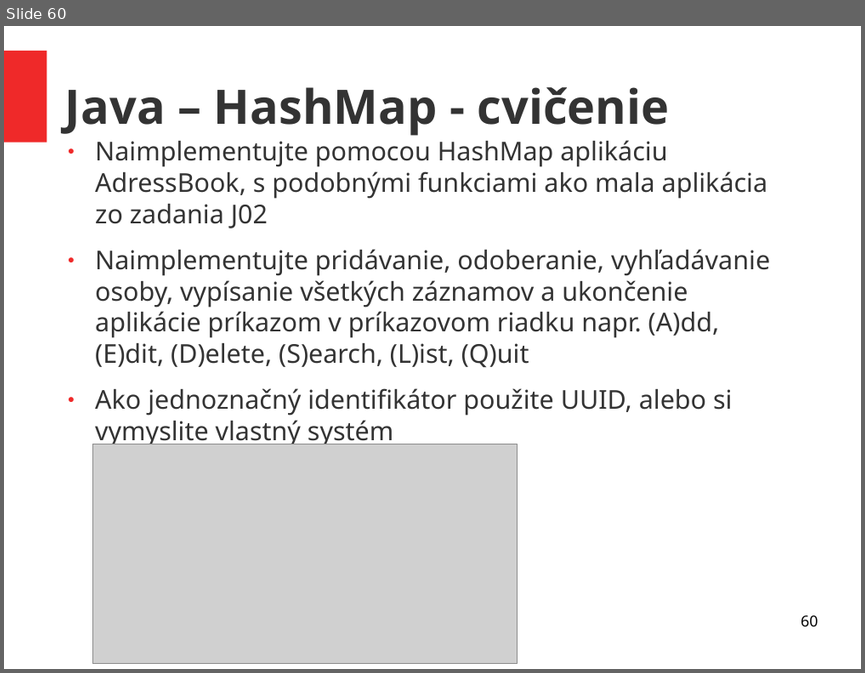
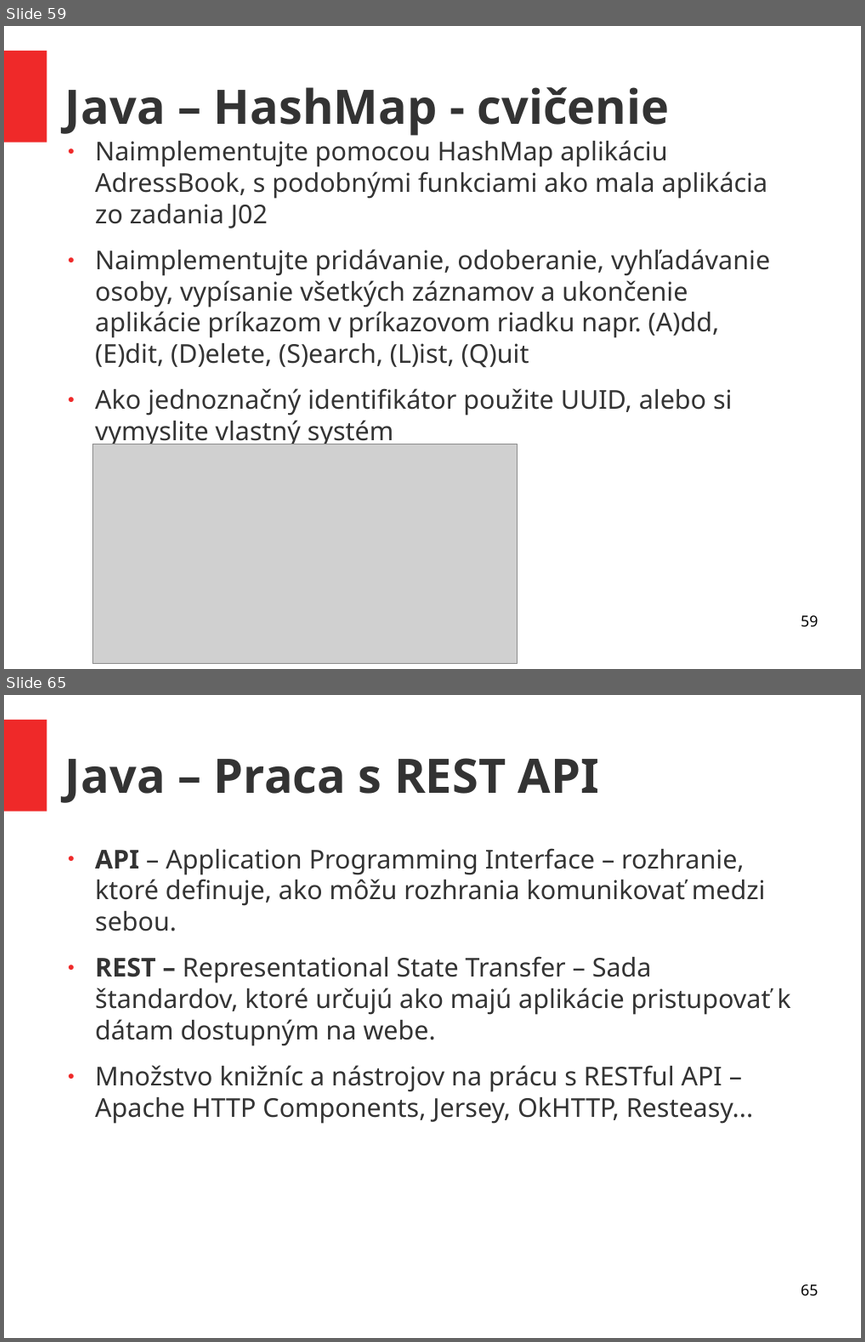
Before and after one commit to ukf-michalkohutek/prezentacia, a slide deck: seminar2.odp. Shown one above the other, each under a label of ours: slide 60 before the commit, slides 59 and 65 after it; the slides between them are not shown. The pictures are 865x673 and 865x1342 pixels, drawn with LibreOffice and Linux fonts; fonts in the diff are those of the drawing; grey boxes stand for pictures. Boxes give left, top, right and bottom in pixels: in the first picture for what was removed or moved away, otherwise in the second. Text is boxed around its words. In the diff, an @@ line names an element or a change of style, - is before the commit and + after.

Commit message:
rekurzia + REST API

```diff
--- a/seminar2.odp
+++ b/seminar2.odp
@@ slide 65 added at box(4, 695, 861, 1338), background #FFFFFF; not listed: 1 template element that a slide beside it also shows @@
@@ title added at box(65, 758, 599, 803), 44 pt, text #333333, bold @@
+Java – Praca s REST API
@@ text added at box(95, 848, 790, 1123), 24 pt, text #333333 @@
+● API – Application Programming Interface – rozhranie, ktoré definuje, ako môžu rozhrania komunikovať medzi sebou.
+● REST – Representational State Transfer – Sada štandardov, ktoré určujú ako majú aplikácie pristupovať k dátam dostupným na webe.
+● Množstvo knižníc a nástrojov na prácu s RESTful API – Apache HTTP Components, Jersey, OkHTTP, Resteasy...
@@ page number added at box(800, 1284, 817, 1296), 14 pt, text #000000 @@
+65
@@ what was slide 60 is now slide 59 @@
@@ page number at box(800, 615, 817, 627): text changed @@
-60
+59
```
Also in this commit, not shown: 1 slide changed, 10 other slides added, 1 slide removed, 1 other file.
